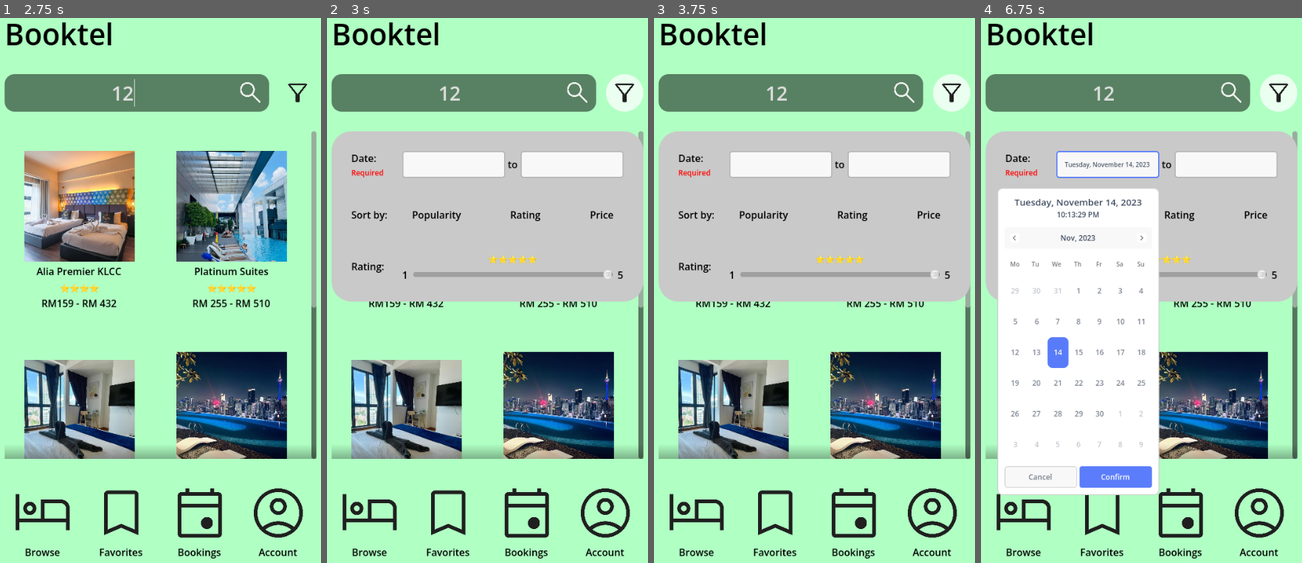
Above: before the commit, frames 1-4 (left to right).
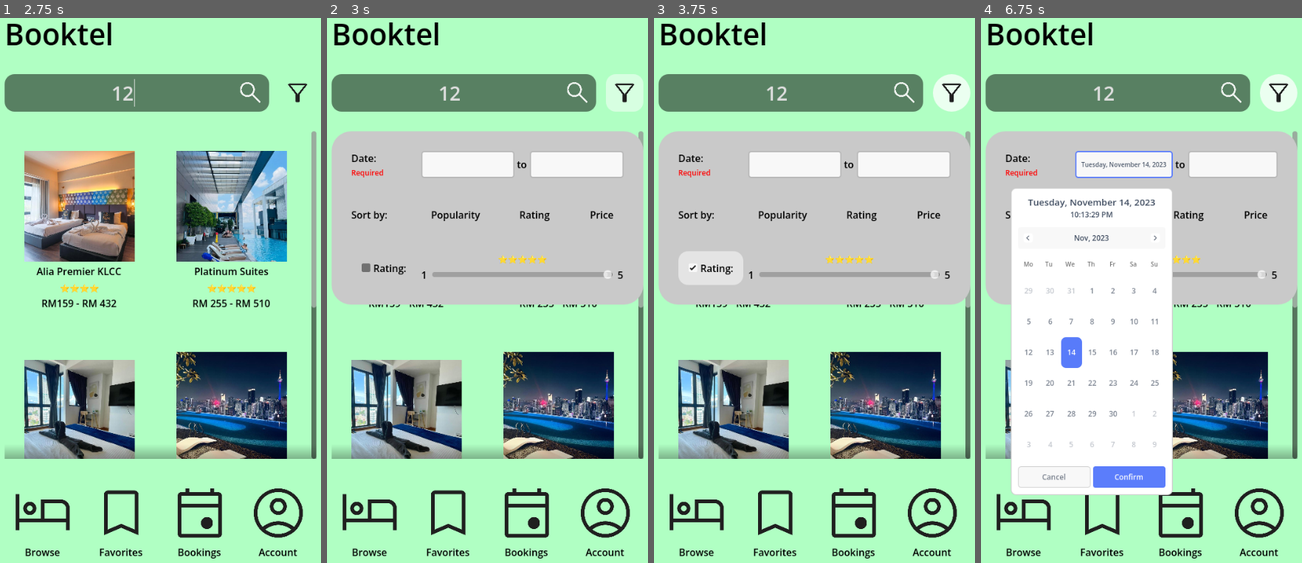
Above: after the commit, the same moments.

Repository: feois/BMIT2203-Assignment
Game: Godot game, scene res://scenes/login.tscn
Two runs of this game, one before a commit and one after it. Both use one fixed random seed, a clock stepped at 60 frames per second and the inputs below. The engine's default icon, where the game draws it, is replaced by a stand-in: a white triangle on a blue panel in a dark square.
Inputs (mouse positions are in pixels of both pictures, inside the frame that each line leads up to):
- Up to frame 1 (2.75 s): click (160, 225) at 0.52 s; type "12" at 0.6 s; click (160, 328) at 0.75 s; type "12" at 0.83 s; click "Login" at 1.25 s; click (138, 94) at 2.02 s; type "12" at 2.1 s
- Up to frame 2 (3 s): click (625, 94) at 2.75 s
- Up to frame 3 (3.75 s): click (711, 268) at 3.5 s, where only the run after the commit has a clickable "Rating:"
- Up to frame 4 (6.75 s): click (1061, 230) at 4.27 s; click (1106, 165) at 5.02 s; click "Confirm" at 5.75 s; click "Tuesday, November 14, 2023" at 6.5 s

Frame 1 is identical in both runs. In frame 2, 1.8% of the frame differs, in the area x 1-99%, y 10-53%; in frame 3, 2.6%; in frame 4, 8.7%, in the area x 1-99%, y 24-88%.

Commit message:
rating checkbox

Diff:
--- a/scenes/menu.tscn
+++ b/scenes/menu.tscn
@@ -36,19 +36,25 @@
 [sub_resource type="Theme" id="Theme_i6lef"]
 Button/font_sizes/font_size = 10
 
-[sub_resource type="ButtonGroup" id="ButtonGroup_i6lef"]
-
-[sub_resource type="ButtonGroup" id="ButtonGroup_70i5f"]
-
-[sub_resource type="ButtonGroup" id="ButtonGroup_mj5lg"]
-
 [sub_resource type="ButtonGroup" id="ButtonGroup_ufwb2"]
+
+[sub_resource type="ButtonGroup" id="ButtonGroup_6cdou"]
+
+[sub_resource type="ButtonGroup" id="ButtonGroup_i42df"]
+
+[sub_resource type="ButtonGroup" id="ButtonGroup_7jp70"]
 
 [sub_resource type="Theme" id="Theme_4ytvr"]
 Button/colors/font_color = Color(0, 0, 0, 1)
 Button/colors/font_hover_color = Color(0, 0, 0, 1)
 Button/colors/font_hover_pressed_color = Color(0, 0, 0, 1)
 Button/colors/font_pressed_color = Color(0, 0, 0, 1)
+
+[sub_resource type="StyleBoxEmpty" id="StyleBoxEmpty_mae5d"]
+content_margin_left = 16.0
+content_margin_top = 16.0
+content_margin_right = 16.0
+content_margin_bottom = 16.0
 
 [node name="root" type="Control" unique_id=1566512179]
 layout_mode = 3
@@ -208,7 +214,7 @@
 
 [node name="GridContainer" type="GridContainer" parent="FilterPopup/PanelContainer/MarginContainer" unique_id=8881169]
 layout_mode = 2
-theme_override_constants/h_separation = 24
+theme_override_constants/h_separation = 8
 theme_override_constants/v_separation = 32
 columns = 2
 
@@ -372,8 +378,14 @@
 button_group = ExtResource("6_g3eks")
 text = "Price"
 
-[node name="Label3" type="Label" parent="FilterPopup/PanelContainer/MarginContainer/GridContainer" unique_id=997254647]
-layout_mode = 2
+[node name="CheckBox" type="CheckBox" parent="FilterPopup/PanelContainer/MarginContainer/GridContainer" unique_id=1019790710]
+layout_mode = 2
+theme_override_colors/font_color = Color(0, 0, 0, 1)
+theme_override_colors/font_focus_color = Color(0, 0, 0, 1)
+theme_override_colors/font_pressed_color = Color(0, 0, 0, 1)
+theme_override_colors/font_hover_color = Color(0, 0, 0, 1)
+theme_override_colors/font_hover_pressed_color = Color(0, 0, 0, 1)
+theme_override_styles/pressed = SubResource("StyleBoxEmpty_mae5d")
 text = "Rating:"
 
 [node name="HBoxContainer2" type="HBoxContainer" parent="FilterPopup/PanelContainer/MarginContainer/GridContainer" unique_id=137517658]
--- a/theme.tres
+++ b/theme.tres
@@ -33,6 +33,7 @@
 [resource]
 Button/styles/focus = SubResource("StyleBoxEmpty_4hy44")
 Button/styles/hover = SubResource("StyleBoxFlat_ytr4m")
+Button/styles/hover_pressed = SubResource("StyleBoxFlat_ytr4m")
 Button/styles/normal = SubResource("StyleBoxEmpty_mae5d")
 Button/styles/pressed = SubResource("StyleBoxFlat_l48gv")
 Label/colors/font_color = Color(0, 0, 0, 1)
Not shown: 2 places in scenes/menu.tscn that only renumber resources
